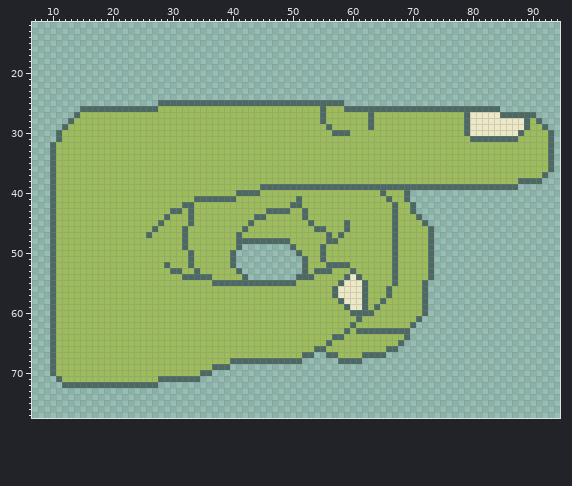
A sprite sheet gets an edit: Cosmo-Truckers/Assets/Checked Out/Cole/Art/MG_Art/0. PM_Art/0. AEG/2. S-SUP/1. Potent Patty/PM_AEG_MonsterPoint.png. The picture above is the old version.
The file is 96x96 pixels. Shown: x 7..94, y 12..77.
After:
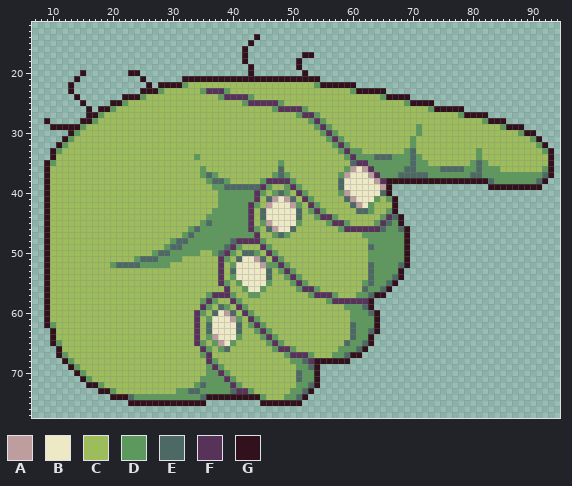
Palette (. is transparent): A #bd9d9d  B #ede8c5  C #9dbd5c  D #5d995c  E #4d6963  F #573359  G #30111c
Log entry: AEG / SIX art updates, SIX FP Text adjustment
What changed:
Changed rows in their new state; - is an unchanged pixel.
first column x 9:
14 -----------------------------------G-------------------------------------------------
15 ----------------------------------G--------------------------------------------------
16 ---------------------------------G---------------------------------------------------
17 ---------------------------------G---------GG----------------------------------------
18 ---------------------------------G--------G------------------------------------------
19 ----------------------------------G-------G------------------------------------------
20 ------G-------GG------------------G--------G-----------------------------------------
21 -----G----------G------GGGGGGGGGGGGGGGGGGGGGGG---------------------------------------
22 ----G------------G-GGGGDCCCCCCCCCCCCCCCCCCCCCDGGGGGG---------------------------------
23 ----G-----------GGGDCCCCCCDFFFDCCCCCCCCCCCCCCCCCCCCDGGGGG----------------------------
24 -----G-------GGGDCCCCCCCCCCCCDFFFFDCCCCCCCCCCCCCCCCCCCCCDGGGG------------------------
25 ------G----GGDCCCCCCCCCCCCCCCCCCCDFFFFFDCCCCCCCCCCCCCCCCCCCCDGGGG--------------------
26 ------.G.GGDCCCCCCC-------------------DFFFFD--C---CCCCCCCCCCCCCCDGGGGG......---------
27 -----..GGD--------------------------------DFFDC-------C--------------DGGGG........---
28 G---..GGD-----------------------------------DFD-------C---------------CCCDGGG......--
29 -GGGGGD--------------------------------------DFD------C-------D-------CCCCCCDGGG....-
30 --..GD----------------------------------------DFDCC-----------D-------CCCCCCCCCDGG...
31 --.GD------------------------------------------DFD-----------D---------CCCCCCCC--DG..
32 -.GD--------------------------------------------DFD----------D--------------------DG.
33 -GD----------------------------------------------DFDD-------DE----------D----------DG
34 -G-----------------------D------------------------DFDDDEEEDDDED---------D-----------G
35 GD-------------------------------------D-----------EFFDDDDDDDEDD-------DED----------G
36 GC------------------------D------------E----------DABAFDDDDDEEDDDDEEEEDDEDDD-------DG
37 GC------------------------DED---------DED--------DABBBAFDDDEEEEEDDDDDDDEEDDDDDDDDDD-G
38 GC-------------------------DEED-----DFFFFD-------EBBBBBAFGGGGGGGGGGGGGGGGGEDDDDDDD-G-
39 GC--------------------------DDEEEEEEFDCCDFDCCCCCC-BBBBBBAG................GGGGGGGGG--
40 GC---------------------------DDDDDDFD-DED-FD-----DABBBBB-G...------------------------
41 GC-----------------------CCCCDDDDDDF-EABAECFD-----EABBBD-DG..------------------------
42 GC---------------------CC----DDDDDFD-ABBBAD-FD-----EABD---G...-----------------------
43 GC-------------------CC-C---DDDDDDF-EBBBBBECDFD-----EED--DG...-----------------------
44 GC------------------C---C--DDDDDDDFC-BBBBBEC-DFFD-------DF-G...----------------------
45 GC-----------------C----C-DEDDDDDDF-DABBBBD-C--DFFD----DFEDG....---------------------
46 GC----------------C----CDEDDDDDDDDFD-EABBE---CC--DFFFFFFEDDEG....--------------------
47 GC---------------C-----DEDDDDDDDDDDF--DED------C-C---DDDDDDDG....--------------------
48 GC-------------------DE-DDDDDDDEFFFFDCCCC------CC-----DDDDDDG....--------------------
49 GC------------------DEEDDDDDDDEFDCCCFDCCCC----C-------EDDDDDG....--------------------
50 GC----------------DEEDDDDD--DEFDCEEDCFDCCCC---C-------DDDDDDG....--------------------
51 GC-------------DEEEDDDD-C----FDCEBBAECFDCCCC--C-------DDDDDDG....--------------------
52 GC---------DEEEEDDDDD---C----F-DBBBBADDFDCCC---CCCC---EDDDDEG....--------------------
53 GC-------------------CC--C---F-EBBBBBECDFDCC-CCC---C--EDDDDG.....--------------------
54 GC---------------------CCCCC-F-DBBBBBECCDFDCC-----CCC-EDDD-G.....--------------------
55 GC--------------------------CFDCDBBBBDCCCDFD-----CCCCDEDDEG.....---------------------
56 GC----------------------------F--DBBD-----DFFD--CCCCC-DDEG......---------------------
57 GC-------------------------DFFFD--DD--------DFFFDCCCDDEGG.......---------------------
58 GC------------------------DFD--FD--------------DFFFFFFG.........---------------------
59 GC------------------------FD-ED-FD----------------DDD-G.........---------------------
60 GC-----------------------FD-EBAE-FD----------------DDD-G........---------------------
61 GC-----------------------F-DBBBAD-FD---------------DDDDG.......----------------------
62 GD-----------------------F-EBBBBE-DFD---------------DDDG......-----------------------
63 -G-----------------------F-EBBBBE--DFD------------CEDD-G.....------------------------
64 -G-----------------------F-DABBBD---DFD---------CC-EDDG......------------------------
65 -GD----------------------FD-DABD-----DFD-------C--EDDEG.....-------------------------
66 -.G-----------------------FD-DE-------DFFD---CC--DDDEG.....--------------------------
67 -.GD----------------------DF------------DFFFDCCCDDEGG....----------------------------
68 -..GD----------------------FD--CCCCCCCCCCDDEFGGGGGG..--------------------------------
69 -...GD---------------------DFDCCCCCCCCCCCCDDEG---------------------------------------
70 -....GD-------------------CDDFDCCCCCCCCCCCEDDG---------------------------------------
71 --....GD-----------CCCCCCCDDDDFDCCCCCCCCCCEDDG---------------------------------------
72 ---....GGDCCCCCCCCCCCCCCCDEDDDDFDCCCCCCCCCDDEG---------------------------------------
73 ---------GGDCCCCCCCCCCDDEEDDDDDEFFDCCCCCCDDEG----------------------------------------
74 -----------GGGEDDDDDDDDDDDEGGGGGGGGGDCCCDDEG-----------------------------------------
75 --------------GGGGGGGGGGGGG---------GGGGGGG------------------------------------------
Where, in picture pixels (left, top, right, bottom), the same in both pictures:
changed: (44, 34, 554, 406)
